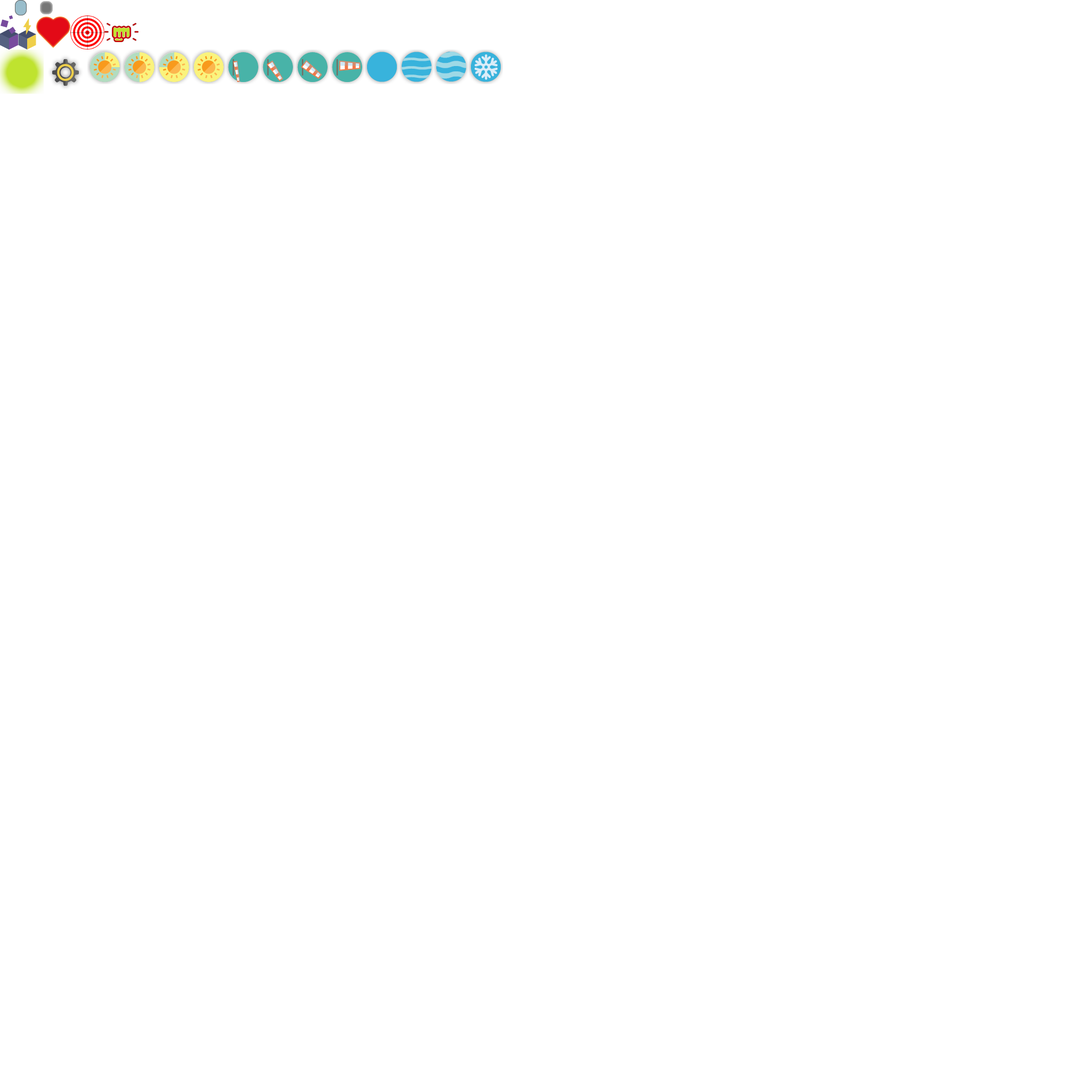
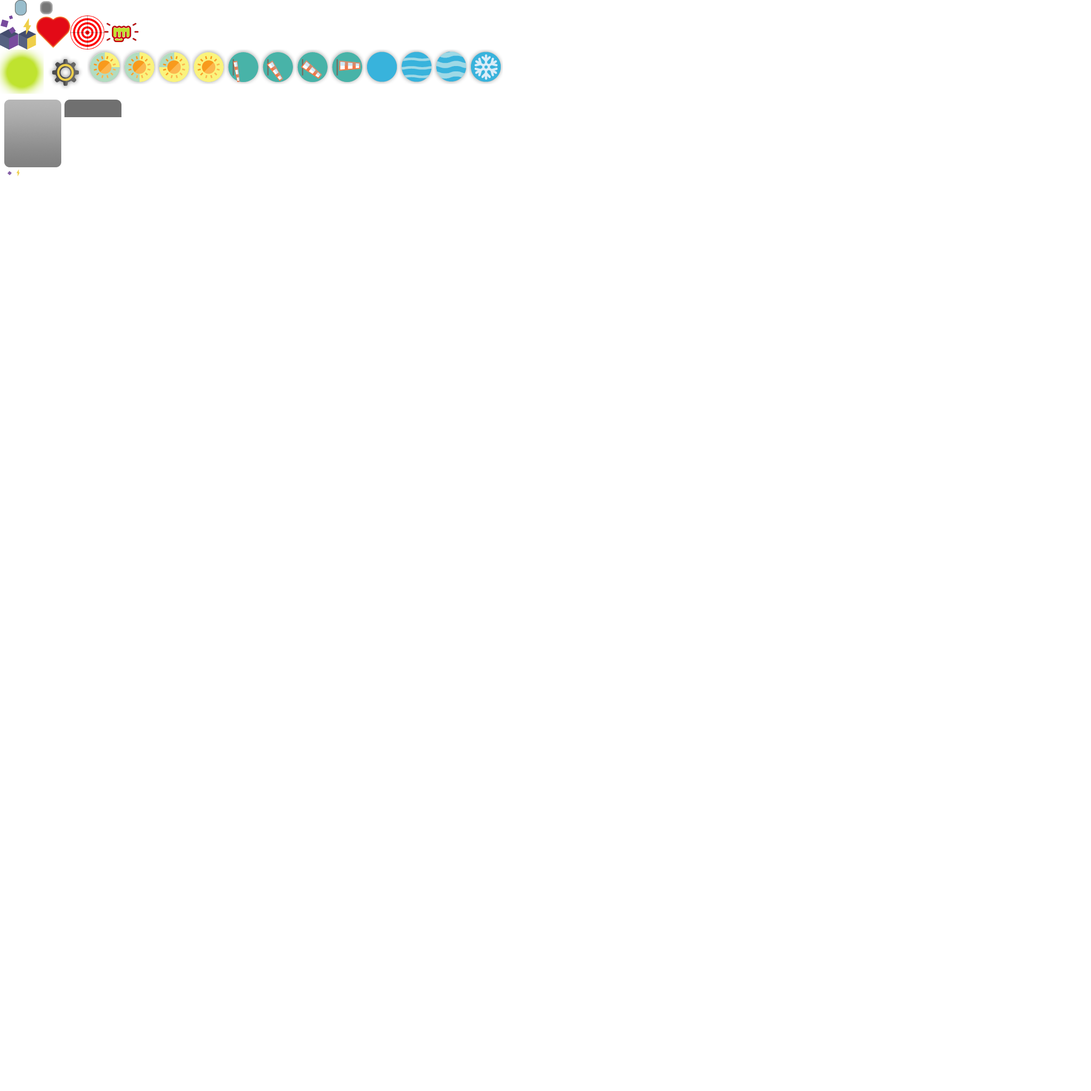
Comparing the layer stacks of the two 1091 × 1091 images. Changes:
added layer "Vector Smart Object" above "Rectangle 3" over <box>16,169,20,177</box>
added layer "Rectangle 3" above "water (4).png" over <box>7,171,12,176</box>
added layer "Rounded Rectangle 2" above "Black & White 1" over <box>64,99,122,118</box>
added layer "Black & White 1" above "sun (3).png" over <box>4,99,62,168</box>
